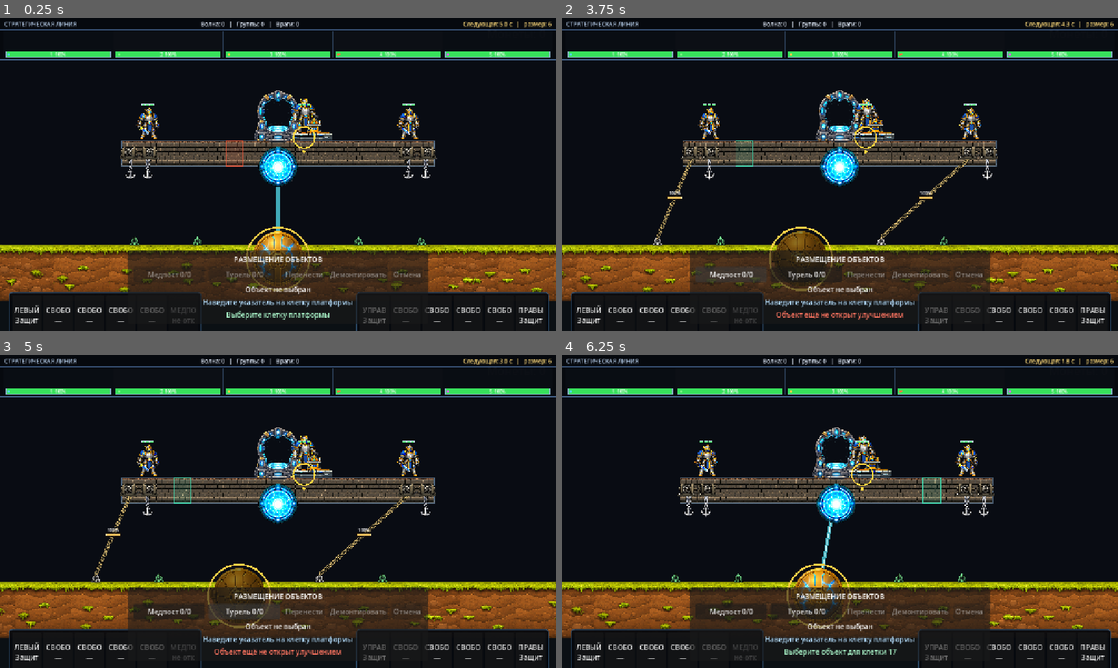
Above: before the commit, frames 1-4 (two rows, left to right).
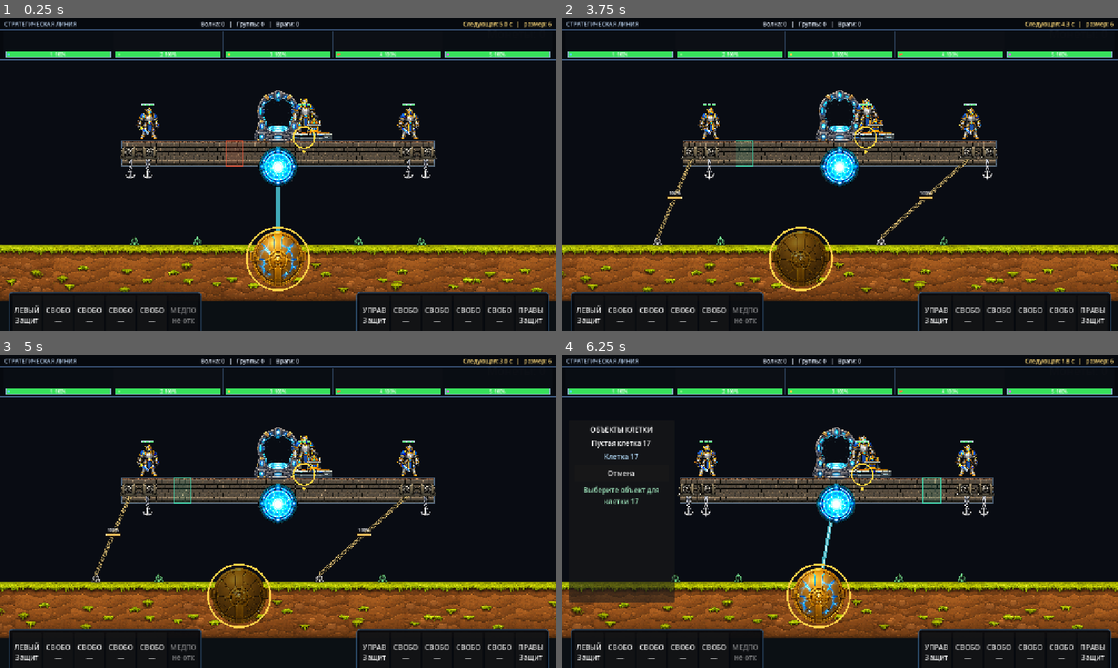
Above: after the commit, the same moments.

Repository: bageus/GloryProtect
Game: Godot game, scene res://scenes/game/game_root_with_flyers.tscn
Two runs of this game, one before a commit and one after it. Both use one fixed random seed, a clock stepped at 60 frames per second and the inputs below.
Inputs (mouse positions are in pixels of both pictures, inside the frame that each line leads up to):
- Up to frame 1 (0.25 s): no input
- Up to frame 2 (3.75 s): tap Enter (ui_accept) at 0.5, 0.77 s; move the mouse to (812, 237) at 0.52 s; hold Right (ui_right) 0.53-1.25 s; tap 1 at 0.6 s; click (812, 237) at 0.67 s; drag from (1006, 221) to (812, 237) at 1.27 s; move the mouse to (673, 127) at 2.02 s; hold Left (ui_left) 2.03-2.75 s; tap 3 at 2.1 s; drag from (867, 174) to (673, 127) at 2.77 s; click (728, 274) at 3.5 s, where only the run before the commit has a clickable "Медпост 0/0"
- Up to frame 3 (5 s): click (244, 611) at 4.25 s, where only the run before the commit has a clickable "Турель 0/0"
- Up to frame 4 (6.25 s): move the mouse to (756, 433) at 5.02 s; hold Left (ui_left) 5.03-5.75 s; tap R at 5.1 s; tap Enter (ui_accept) at 5.27 s; drag from (962, 495) to (756, 433) at 5.77 s

The runs differ from the first frame. In frame 1, 8.7% of the frame differs, in the area x 23-77%, y 74-98%; in frame 2, 8.6%; in frame 3, 8.7%; in frame 4, 11%, in the area x 1-77%, y 22-98%.

Commit message:
Show vertical context actions for selected cells

Diff:
--- a/scripts/ui/buildable_placement_panel.gd
+++ b/scripts/ui/buildable_placement_panel.gd
@@ -27,16 +27,16 @@
 	assert(_configured, "BuildablePlacementPanel must be configured")
 	process_mode = Node.PROCESS_MODE_ALWAYS
 	mouse_filter = Control.MOUSE_FILTER_STOP
-	anchor_left = 0.5
-	anchor_top = 1.0
-	anchor_right = 0.5
-	anchor_bottom = 1.0
-	offset_left = -340.0
-	offset_top = -152.0
-	offset_right = 340.0
-	offset_bottom = -16.0
-	grow_horizontal = Control.GROW_DIRECTION_BOTH
-	grow_vertical = Control.GROW_DIRECTION_BEGIN
+	anchor_left = 0.0
+	anchor_top = 0.5
+	anchor_right = 0.0
+	anchor_bottom = 0.5
+	offset_left = 16.0
+	offset_top = -210.0
+	offset_right = 258.0
+	offset_bottom = 210.0
+	grow_horizontal = Control.GROW_DIRECTION_END
+	grow_vertical = Control.GROW_DIRECTION_BOTH
 	_build_view()
 	_connect_signals()
 	_refresh()
@@ -83,70 +83,61 @@
 	add_child(margin)
 
 	var root_box := VBoxContainer.new()
-	root_box.add_theme_constant_override("separation", 6)
+	root_box.add_theme_constant_override("separation", 8)
 	margin.add_child(root_box)
 
 	var title := Label.new()
-	title.text = "РАЗМЕЩЕНИЕ ОБЪЕКТОВ"
+	title.text = "ОБЪЕКТЫ КЛЕТКИ"
 	title.horizontal_alignment = HORIZONTAL_ALIGNMENT_CENTER
 	title.add_theme_font_size_override("font_size", 16)
 	root_box.add_child(title)
 
-	var top_row := HBoxContainer.new()
-	top_row.alignment = BoxContainer.ALIGNMENT_CENTER
-	top_row.add_theme_constant_override("separation", 8)
-	root_box.add_child(top_row)
-
-	_medical_button = Button.new()
-	_medical_button.name = "MedicalButton"
-	_medical_button.custom_minimum_size = Vector2(165.0, 34.0)
-	_medical_button.pressed.connect(_on_medical_pressed)
-	top_row.add_child(_medical_button)
-
-	_turret_button = Button.new()
-	_turret_button.name = "TurretButton"
-	_turret_button.custom_minimum_size = Vector2(165.0, 34.0)
-	_turret_button.pressed.connect(_on_turret_pressed)
-	top_row.add_child(_turret_button)
-
-	_move_button = Button.new()
-	_move_button.name = "MoveButton"
-	_move_button.text = "Перенести"
-	_move_button.pressed.connect(_on_move_pressed)
-	top_row.add_child(_move_button)
-
-	_demolish_button = Button.new()
-	_demolish_button.name = "DemolishButton"
-	_demolish_button.text = "Демонтировать"
-	_demolish_button.pressed.connect(_on_demolish_pressed)
-	top_row.add_child(_demolish_button)
-
-	_cancel_button = Button.new()
-	_cancel_button.name = "CancelButton"
-	_cancel_button.text = "Отмена"
-	_cancel_button.pressed.connect(_on_cancel_pressed)
-	top_row.add_child(_cancel_button)
-
 	_selection_label = Label.new()
 	_selection_label.name = "SelectionLabel"
 	_selection_label.horizontal_alignment = HORIZONTAL_ALIGNMENT_CENTER
+	_selection_label.autowrap_mode = TextServer.AUTOWRAP_WORD_SMART
 	root_box.add_child(_selection_label)
 
 	_cell_label = Label.new()
 	_cell_label.name = "CellLabel"
 	_cell_label.horizontal_alignment = HORIZONTAL_ALIGNMENT_CENTER
+	_cell_label.autowrap_mode = TextServer.AUTOWRAP_WORD_SMART
 	_cell_label.add_theme_color_override("font_color", Color(0.72, 0.88, 1.0))
 	root_box.add_child(_cell_label)
+
+	_medical_button = _create_action_button("MedicalButton", _on_medical_pressed)
+	root_box.add_child(_medical_button)
+	_turret_button = _create_action_button("TurretButton", _on_turret_pressed)
+	root_box.add_child(_turret_button)
+	_move_button = _create_action_button("MoveButton", _on_move_pressed)
+	_move_button.text = "Перенести"
+	root_box.add_child(_move_button)
+	_demolish_button = _create_action_button("DemolishButton", _on_demolish_pressed)
+	_demolish_button.text = "Демонтировать"
+	root_box.add_child(_demolish_button)
+	_cancel_button = _create_action_button("CancelButton", _on_cancel_pressed)
+	_cancel_button.text = "Отмена"
+	root_box.add_child(_cancel_button)
 
 	_feedback_label = Label.new()
 	_feedback_label.name = "FeedbackLabel"
 	_feedback_label.horizontal_alignment = HORIZONTAL_ALIGNMENT_CENTER
+	_feedback_label.autowrap_mode = TextServer.AUTOWRAP_WORD_SMART
 	root_box.add_child(_feedback_label)
+
+
+func _create_action_button(button_name: String, callback: Callable) -> Button:
+	var button := Button.new()
+	button.name = button_name
+	button.custom_minimum_size = Vector2(210.0, 38.0)
+	button.pressed.connect(callback)
+	return button
 
 
 func _connect_signals() -> void:
 	_controller.mode_changed.connect(_on_controller_changed)
 	_controller.hovered_cell_changed.connect(_on_hover_changed)
+	_controller.selected_cell_changed.connect(_on_selected_cell_changed)
 	_controller.selected_buildable_changed.connect(_on_selected_changed)
 	_controller.feedback_changed.connect(_on_feedback_changed)
 	_inventory.buildable_unlocked.connect(_on_inventory_changed)
@@ -158,26 +149,56 @@
 
 
 func _refresh() -> void:
-	var medical_unlocked := _inventory.get_unlocked_count(
-		BuildableType.Id.MEDICAL_STATION
-	)
+	visible = (
+		_controller.has_cell_context()
+		or _controller.get_mode() != BuildablePlacementController.Mode.IDLE
+	)
+	if not visible:
+		return
+
+	var commands_enabled := _controller.are_commands_enabled()
+	var selected_id := _controller.get_selected_buildable_id()
+	var selected_cell := _controller.get_selected_cell_index()
+	var has_object := selected_id >= 0
+	var has_empty_cell := selected_cell >= 0 and not has_object
+	var selected_snapshot: BuildableSnapshot = _grid.get_snapshot(selected_id)
+
+	_medical_button.visible = (
+		has_empty_cell
+		and _grid.balance.is_medical_cell(selected_cell)
+	)
+	_turret_button.visible = (
+		has_empty_cell
+		and _grid.balance.is_turret_cell(selected_cell)
+	)
+	_move_button.visible = (
+		has_object
+		and selected_snapshot != null
+		and selected_snapshot.type_id != BuildableType.Id.MEDICAL_STATION
+	)
+	_demolish_button.visible = has_object
+	_cancel_button.visible = true
+
+	var medical_deployed := _grid.get_count_by_type(BuildableType.Id.MEDICAL_STATION)
+	var medical_unlocked := _inventory.get_unlocked_count(BuildableType.Id.MEDICAL_STATION)
+	var turret_deployed := _grid.get_count_by_type(BuildableType.Id.TURRET)
 	var turret_unlocked := _inventory.get_unlocked_count(BuildableType.Id.TURRET)
-	var medical_deployed := _grid.get_count_by_type(BuildableType.Id.MEDICAL_STATION)
-	var turret_deployed := _grid.get_count_by_type(BuildableType.Id.TURRET)
 	_medical_button.text = "Медпост %d/%d" % [medical_deployed, medical_unlocked]
 	_turret_button.text = "Турель %d/%d" % [turret_deployed, turret_unlocked]
 
-	var commands_enabled := _controller.are_commands_enabled()
-	_medical_button.disabled = not commands_enabled
-	_turret_button.disabled = not commands_enabled
-	var selected_id := _controller.get_selected_buildable_id()
-	_move_button.disabled = not commands_enabled or selected_id < 0
-	_demolish_button.disabled = not commands_enabled or selected_id < 0
-	_cancel_button.disabled = (
-		selected_id < 0
-		and _controller.get_mode() == BuildablePlacementController.Mode.IDLE
-		and _controller.get_selected_type_id() < 0
-	)
+	_medical_button.disabled = (
+		not commands_enabled
+		or not _controller.can_place_type_in_selected_cell(
+			BuildableType.Id.MEDICAL_STATION
+		)
+	)
+	_turret_button.disabled = (
+		not commands_enabled
+		or not _controller.can_place_type_in_selected_cell(BuildableType.Id.TURRET)
+	)
+	_move_button.disabled = not commands_enabled or not _move_button.visible
+	_demolish_button.disabled = not commands_enabled or not has_object
+	_cancel_button.disabled = false
 
 	_selection_label.text = _get_selection_text()
 	_cell_label.text = _get_cell_text()
@@ -193,24 +214,31 @@
 	if selected_id >= 0:
 		var snapshot: BuildableSnapshot = _grid.get_snapshot(selected_id)
 		if snapshot != null:
-			return "Выбран: %s, клетка %d" % [
-				_get_type_title(snapshot.type_id),
-				snapshot.cell_index + 1,
-			]
+			return "Установлен: %s" % _get_type_title(snapshot.type_id)
+	var cell_index := _controller.get_selected_cell_index()
+	if cell_index >= 0:
+		return "Пустая клетка %d" % (cell_index + 1)
 	var type_id := _controller.get_selected_type_id()
 	if type_id >= 0:
-		return "Тип: %s" % _get_type_title(type_id)
-	return "Объект не выбран"
+		return "Размещение: %s" % _get_type_title(type_id)
+	return "Клетка не выбрана"
 
 
 func _get_cell_text() -> String:
-	var cell_index := _controller.get_hovered_cell_index()
+	var cell_index := _controller.get_selected_cell_index()
+	if _controller.get_mode() != BuildablePlacementController.Mode.IDLE:
+		cell_index = _controller.get_hovered_cell_index()
 	if cell_index < 0:
-		return "Наведите указатель на клетку платформы"
-	return "Клетка %d — %s" % [
-		cell_index + 1,
-		_controller.get_hover_reason_text(),
-	]
+		return "Выберите клетку на платформе"
+	var occupant_id := _grid.get_buildable_id_at_cell(cell_index)
+	if occupant_id >= 0:
+		var snapshot: BuildableSnapshot = _grid.get_snapshot(occupant_id)
+		if snapshot != null:
+			return "Клетка %d — %s" % [
+				cell_index + 1,
+				_get_type_title(snapshot.type_id),
+			]
+	return "Клетка %d" % (cell_index + 1)
 
 
 func _get_type_title(type_id: int) -> String:
@@ -222,11 +250,13 @@
 
 
 func _on_medical_pressed() -> void:
-	_controller.begin_placement(BuildableType.Id.MEDICAL_STATION)
+	if not _controller.place_type_in_selected_cell(BuildableType.Id.MEDICAL_STATION):
+		_controller.begin_placement(BuildableType.Id.MEDICAL_STATION)
 
 
 func _on_turret_pressed() -> void:
-	_controller.begin_placement(BuildableType.Id.TURRET)
+	if not _controller.place_type_in_selected_cell(BuildableType.Id.TURRET):
+		_controller.begin_placement(BuildableType.Id.TURRET)
 
 
 func _on_move_pressed() -> void:
@@ -249,6 +279,10 @@
 	_refresh()
 
 
+func _on_selected_cell_changed(_cell_index: int) -> void:
+	_refresh()
+
+
 func _on_selected_changed(_buildable_id: int) -> void:
 	_refresh()
 
